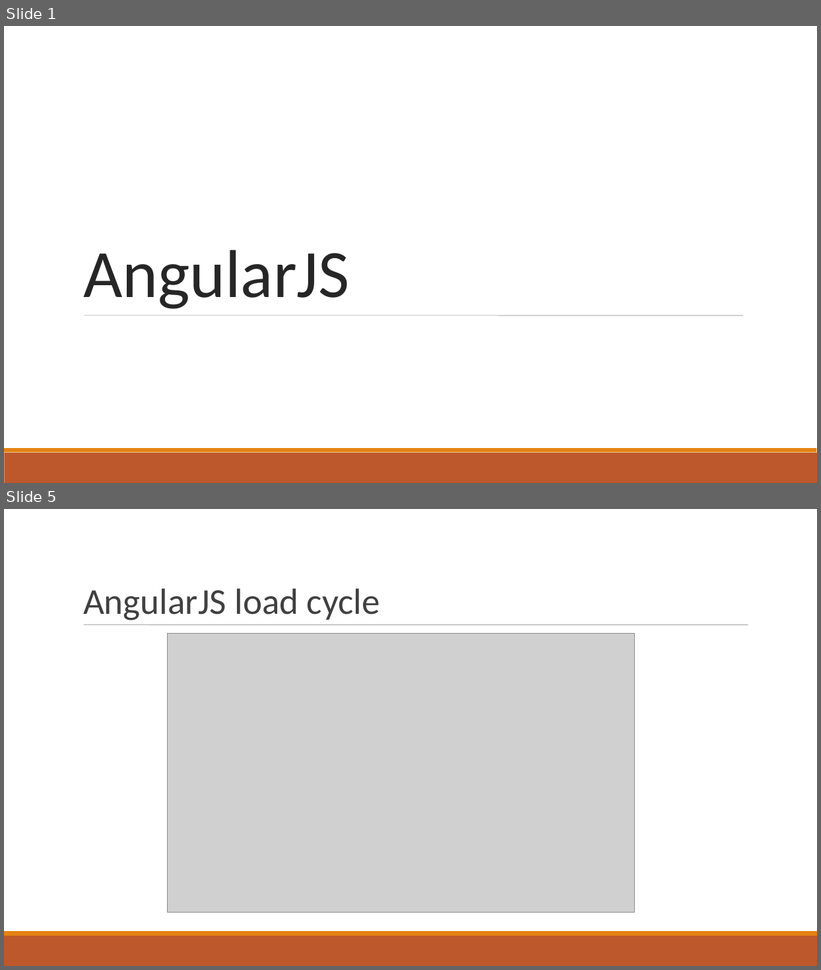
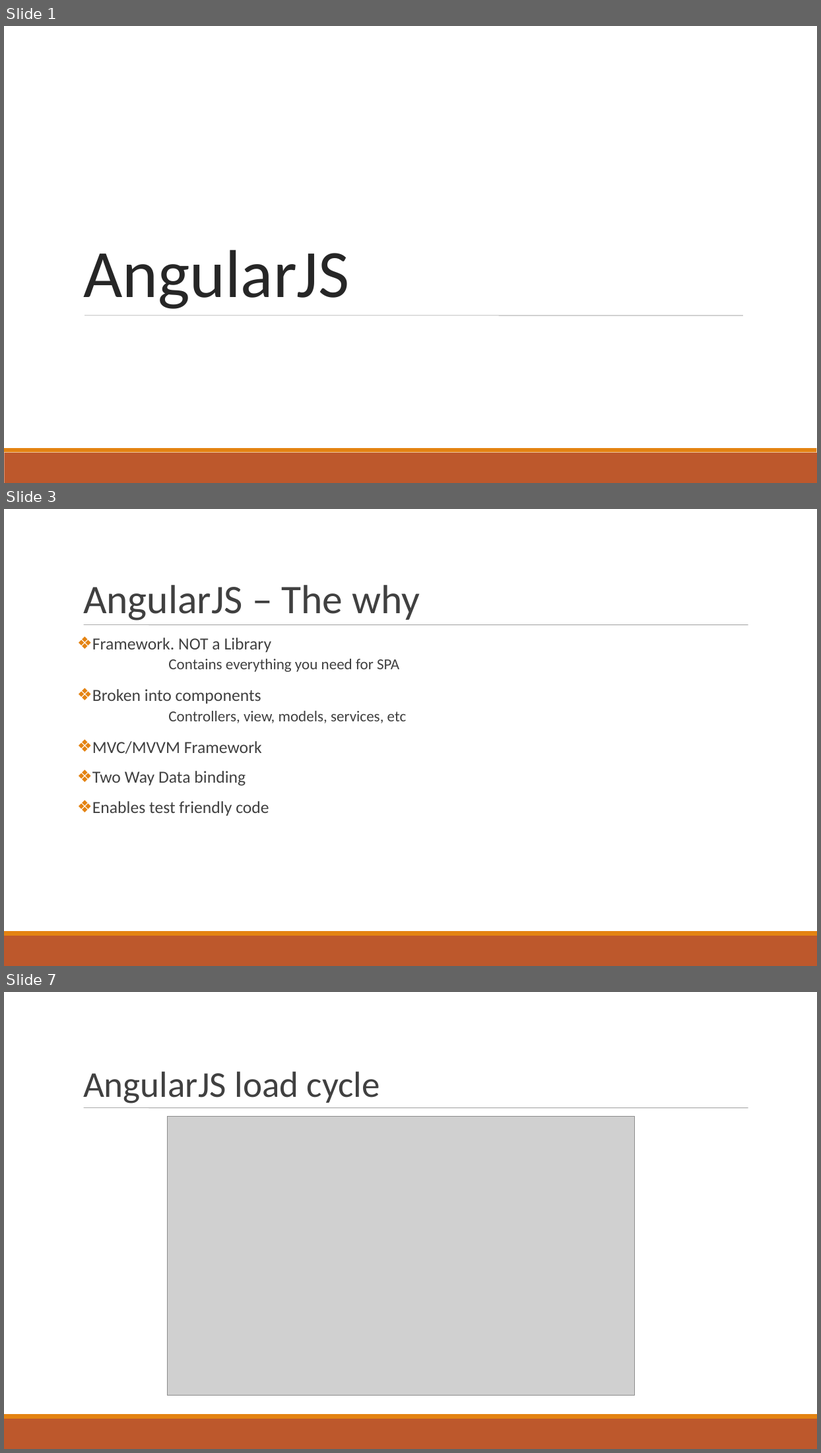
Before and after one commit to AMURTHAInfo/edu, a slide deck: Videos/angular.ppt. Shown one above the other, each under a label of ours: slides 1 and 5 before the commit, slides 1, 3 and 7 after it; the slides between them are not shown. The pictures are 821x970 and 821x1453 pixels, drawn with LibreOffice and Linux fonts; fonts in the diff are those of the drawing; grey boxes stand for pictures. Boxes give left, top, right and bottom in pixels: in the first picture for what was removed or moved away, otherwise in the second. Text is boxed around its words. In the diff, an @@ line names an element or a change of style, - is before the commit and + after.

```diff
--- a/Videos/angular.ppt
+++ b/Videos/angular.ppt
@@ slide 3 added at (x1=4, y1=509, x2=817, y2=966), background #FFFFFF; not listed: 3 template elements that a slide beside it also shows @@
@@ title added at (x1=83, y1=585, x2=420, y2=621), 48 pt, text #404040 @@
+AngularJS – The why
@@ text added at (x1=92, y1=638, x2=407, y2=816), 20 pt, text #404040 @@
+❖ Framework. NOT a Library
+  Contains everything you need for SPA
+❖ Broken into components
+  Controllers, view, models, services, etc
+❖ MVC/MVVM Framework
+❖ Two Way Data binding
+❖ Enables test friendly code
@@ what was slide 5 is now slide 7 @@
```
Also in this commit, not shown: 15 slides changed, 3 other slides added, 3 slides removed, 4 other files.
